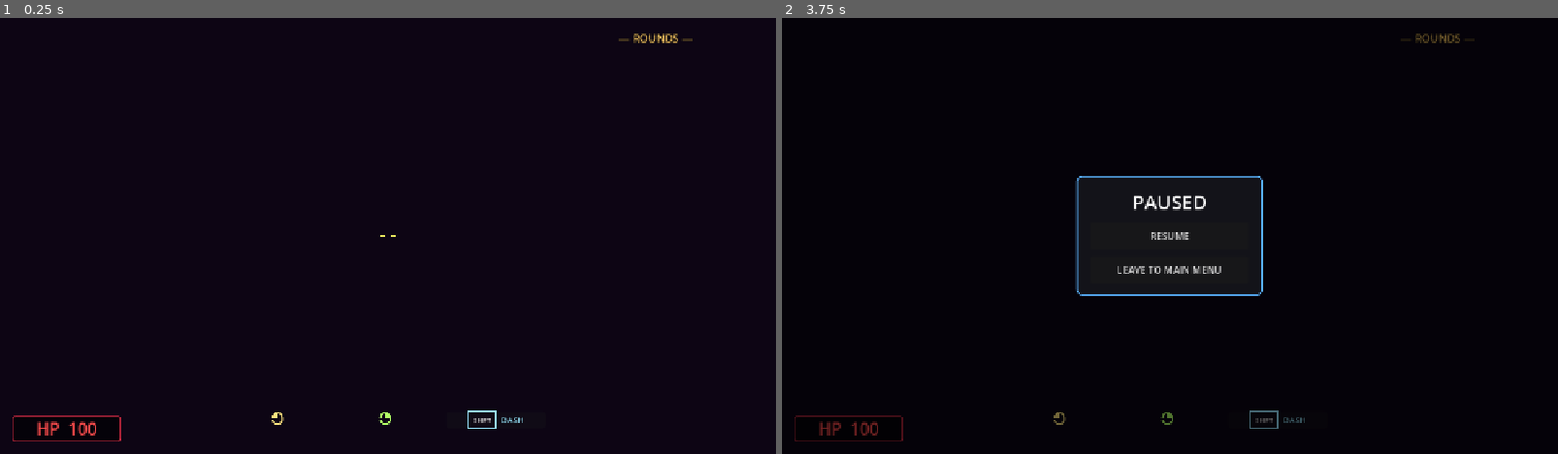
Above: before the commit, frames 1-2 (left to right).
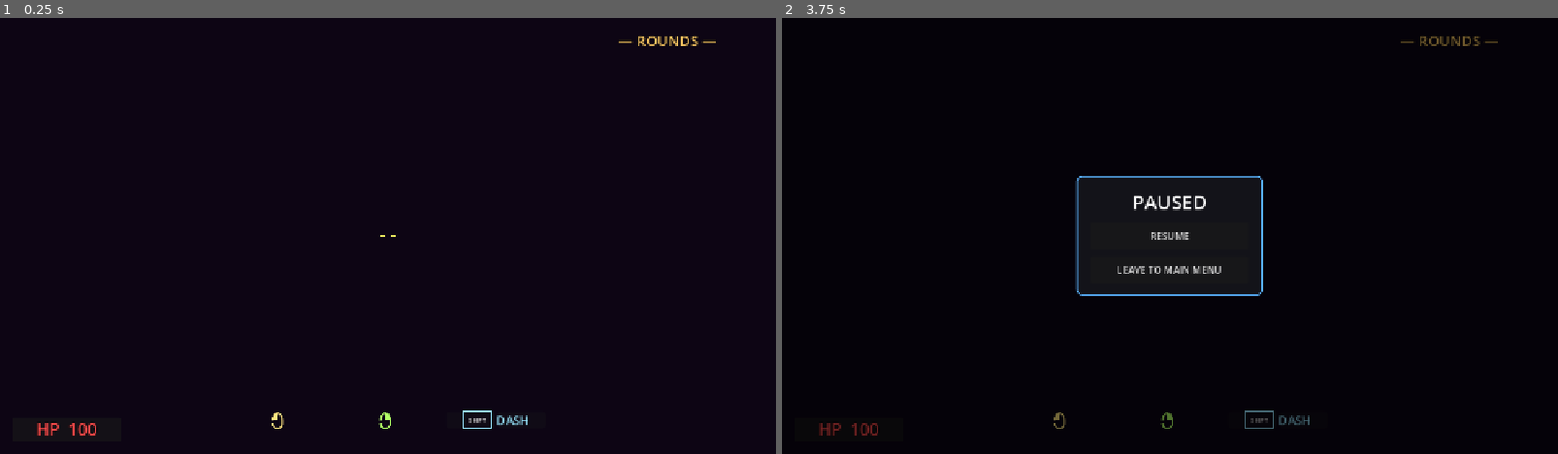
Above: after the commit, the same moments.

Repository: joepio/growing-guns
Game: Godot game, scene res://scenes/game.tscn
Two runs of this game, one before a commit and one after it. Both use one fixed random seed, a clock stepped at 60 frames per second and the inputs below. Sound files missing from this copy of the repository are replaced by a short silence.
Inputs (mouse positions are in pixels of both pictures, inside the frame that each line leads up to):
- Up to frame 1 (0.25 s): no input
- Up to frame 2 (3.75 s): tap Enter at 0.5, 2, 3.5 s; move the mouse to (1340, 214) at 0.52 s; hold D (move_right) 0.53-1.28 s; tap Shift (dash) at 0.6 s; click (1340, 214) at 0.67 s; tap Space (jump) at 0.77, 1.25, 1.52, 2.75, 3.02 s; move the mouse to (1014, 257) at 1.27 s; hold S (move_back) 1.28-2.03 s; click (1014, 257) at 1.35 s; move the mouse to (1247, 140) at 2.02 s; hold D (move_right) 2.03-2.78 s; right-click (1247, 140) at 2.1 s; move the mouse to (1131, 323) at 2.77 s; hold W (move_forward) 2.78-3.53 s; tap Tab at 2.85 s; click (1131, 323) at 2.92 s; move the mouse to (1402, 301) at 3.52 s; hold A (move_left) from 3.53 s (still down); tap P at 3.6 s

The runs differ from the first frame. In frame 1, 0.5% of the frame differs, in the area x 1-93%, y 3-98%; in frame 2, 0.4%.

Commit message:
font size

Diff:
--- a/scenes/game.tscn
+++ b/scenes/game.tscn
@@ -4,18 +4,6 @@
 [ext_resource type="PackedScene" uid="uid://b0arena01" path="res://scenes/arena.tscn" id="2_arena"]
 [ext_resource type="Script" uid="uid://dwdfqr76hp64y" path="res://scripts/hit_marker.gd" id="3_hit"]
 [ext_resource type="Script" uid="uid://drgwakc2d3shj" path="res://scripts/damage_indicator.gd" id="4_dmg"]
-
-[sub_resource type="StyleBoxFlat" id="Style_HP"]
-bg_color = Color(0, 0, 0, 0.55)
-border_width_left = 2
-border_width_top = 2
-border_width_right = 2
-border_width_bottom = 2
-border_color = Color(1, 0.2, 0.3, 0.8)
-corner_radius_top_left = 4
-corner_radius_top_right = 4
-corner_radius_bottom_right = 4
-corner_radius_bottom_left = 4
 
 [node name="Game" type="Node3D" unique_id=1481980306]
 script = ExtResource("1_game")
@@ -62,11 +50,12 @@
 offset_right = 200.0
 offset_bottom = -20.0
 grow_vertical = 0
-theme_override_styles/panel = SubResource("Style_HP")
 
 [node name="HealthLabel" type="Label" parent="HUD/HealthPanel" unique_id=443572165]
 layout_mode = 2
 theme_override_colors/font_color = Color(1, 0.3, 0.3, 1)
+theme_override_colors/font_outline_color = Color(0, 0, 0, 1)
+theme_override_constants/outline_size = 4
 theme_override_font_sizes/font_size = 28
 text = "HP  100"
 horizontal_alignment = 1
@@ -95,7 +84,7 @@
 theme_override_colors/font_color = Color(1, 0.9, 0.5, 1)
 theme_override_colors/font_outline_color = Color(0, 0, 0, 1)
 theme_override_constants/outline_size = 3
-theme_override_font_sizes/font_size = 14
+theme_override_font_sizes/font_size = 20
 text = "LMB  RIFLE"
 horizontal_alignment = 1
 
@@ -115,7 +104,7 @@
 theme_override_colors/font_color = Color(0.7, 1, 0.4, 1)
 theme_override_colors/font_outline_color = Color(0, 0, 0, 1)
 theme_override_constants/outline_size = 3
-theme_override_font_sizes/font_size = 14
+theme_override_font_sizes/font_size = 20
 text = "RMB  GRENADE"
 horizontal_alignment = 1
 
@@ -135,7 +124,7 @@
 theme_override_colors/font_color = Color(0.6, 0.9, 1, 1)
 theme_override_colors/font_outline_color = Color(0, 0, 0, 1)
 theme_override_constants/outline_size = 3
-theme_override_font_sizes/font_size = 14
+theme_override_font_sizes/font_size = 20
 text = "SHIFT  DASH"
 horizontal_alignment = 1
 
@@ -155,7 +144,7 @@
 theme_override_colors/font_color = Color(1, 0.4, 0.9, 1)
 theme_override_colors/font_outline_color = Color(0, 0, 0, 1)
 theme_override_constants/outline_size = 3
-theme_override_font_sizes/font_size = 14
+theme_override_font_sizes/font_size = 20
 text = "F  MELEE"
 horizontal_alignment = 1
 
@@ -178,7 +167,7 @@
 theme_override_colors/font_color = Color(1, 0.8, 0.4, 1)
 theme_override_colors/font_outline_color = Color(0, 0, 0, 1)
 theme_override_constants/outline_size = 4
-theme_override_font_sizes/font_size = 18
+theme_override_font_sizes/font_size = 24
 text = "— ROUNDS —"
 
 [node name="RoundBanner" type="Label" parent="HUD" unique_id=933426930]
@@ -244,7 +233,7 @@
 [node name="Subtitle" type="Label" parent="HUD/CardPickOverlay/Center/VBox" unique_id=1669747753]
 layout_mode = 2
 theme_override_colors/font_color = Color(0.8, 0.8, 0.9, 1)
-theme_override_font_sizes/font_size = 18
+theme_override_font_sizes/font_size = 22
 text = "you lost the round — choose an upgrade"
 horizontal_alignment = 1
 
--- a/scripts/game.gd
+++ b/scripts/game.gd
@@ -933,7 +933,7 @@
 	title.text = card.name.to_upper()
 	title.horizontal_alignment = HORIZONTAL_ALIGNMENT_CENTER
 	title.autowrap_mode = TextServer.AUTOWRAP_WORD_SMART
-	title.add_theme_font_size_override("font_size", 18) # Slightly smaller to fit
+	title.add_theme_font_size_override("font_size", 22)
 	title.add_theme_color_override("font_color", Color.WHITE if rarity != "rare" else Color(1.0, 0.95, 0.8))
 	v_content.add_child(title)
 
@@ -941,7 +941,7 @@
 	desc.text = card.desc
 	desc.horizontal_alignment = HORIZONTAL_ALIGNMENT_CENTER
 	desc.autowrap_mode = TextServer.AUTOWRAP_WORD_SMART
-	desc.add_theme_font_size_override("font_size", 13)
+	desc.add_theme_font_size_override("font_size", 16)
 	desc.add_theme_color_override("font_color", Color(0.9, 0.9, 0.9))
 	v_content.add_child(desc)
 
@@ -954,8 +954,8 @@
 		var slbl := Label.new()
 		slbl.text = diff_line
 		slbl.horizontal_alignment = HORIZONTAL_ALIGNMENT_CENTER
-		slbl.add_theme_font_size_override("font_size", 10)
-		slbl.add_theme_color_override("font_color", Color(0.7, 0.8, 1.0, 0.7))
+		slbl.add_theme_font_size_override("font_size", 14)
+		slbl.add_theme_color_override("font_color", Color(0.75, 0.85, 1.0, 0.85))
 		stats_vbox.add_child(slbl)
 
 	# Holographic effects for rare
